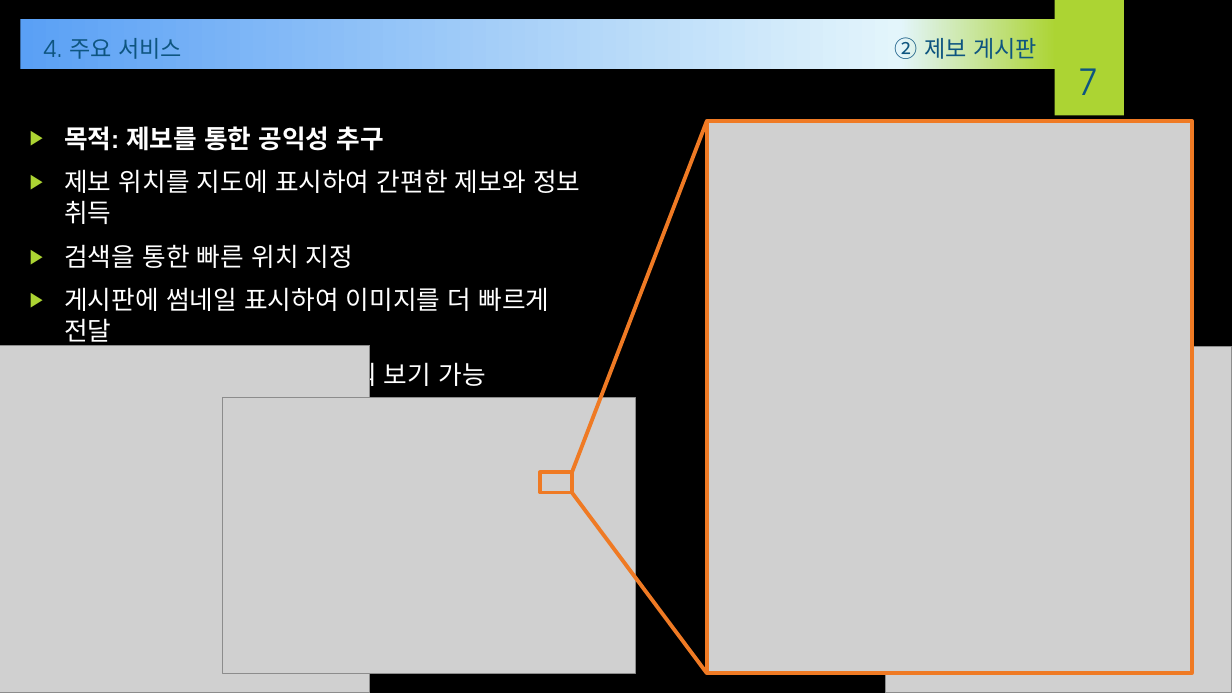
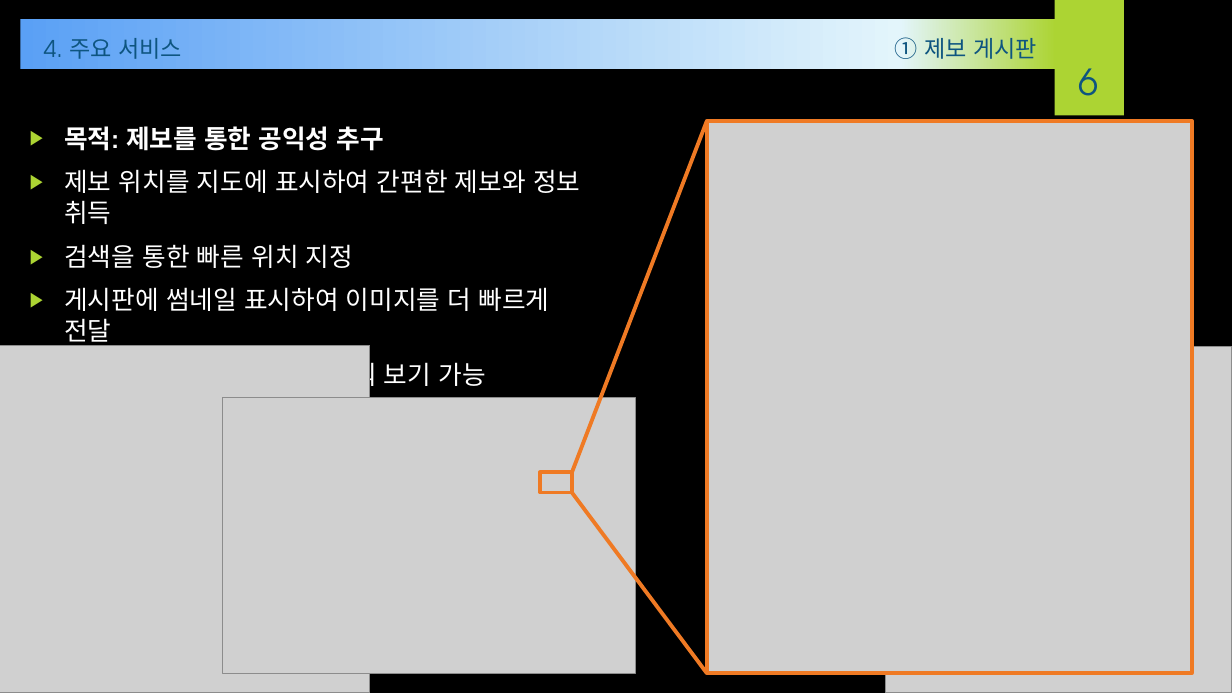
Before and after one commit to jpminlak/HelpPSY, a slide deck: slide 6 of 발표(개인) v14[최종본] - 공익 제보 커뮤니티 웹사이트.pptx (slide 7 before the commit). Drawn at 1232x693 pixels with LibreOffice and Linux fonts; fonts in the diff are those of the drawing; grey boxes stand for pictures; background and template pictures are left out. Boxes give left, top, right and bottom in pixels: in the first picture for what was removed or moved away, otherwise in the second. Text is boxed around its words. In the diff, an @@ line names an element or a change of style, - is before the commit and + after.

```diff
--- a/발표(개인) v14[최종본] - 공익 제보 커뮤니티 웹사이트.pptx
+++ b/발표(개인) v14[최종본] - 공익 제보 커뮤니티 웹사이트.pptx
@@ text at box(895, 34, 1037, 63): text changed @@
-② 제보 게시판
+① 제보 게시판
@@ page number at box(1078, 68, 1098, 96): text changed @@
-7
+6
```
Also in this commit, not shown: 2 other slides changed, 1 slide removed.
